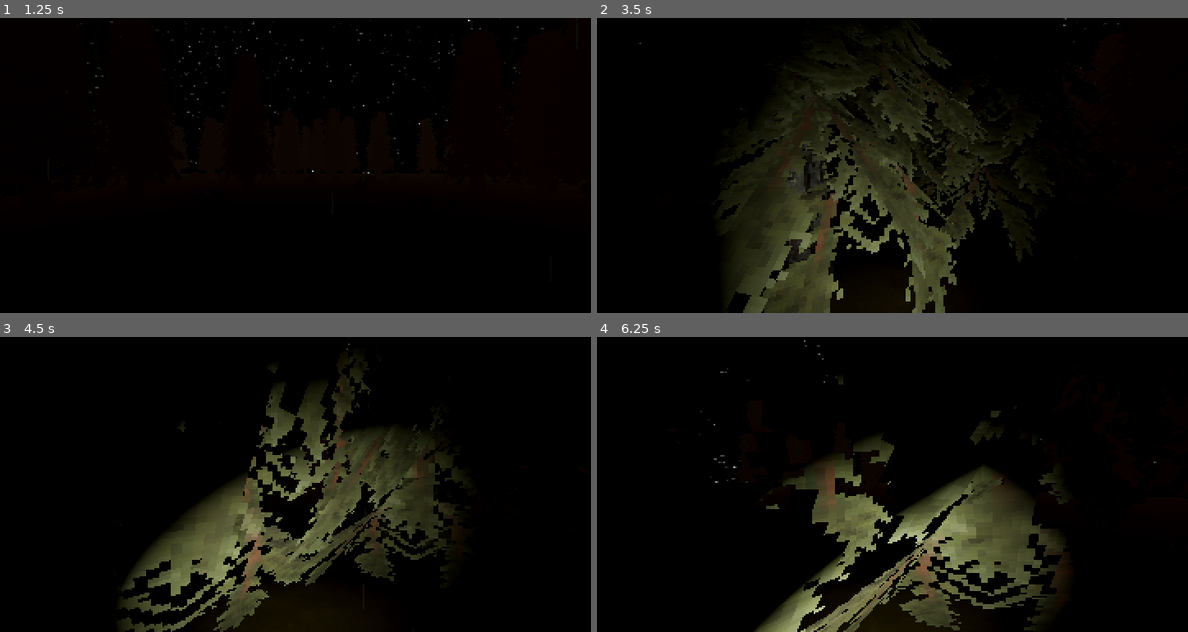
Above: before the commit, frames 1-4 (two rows, left to right).
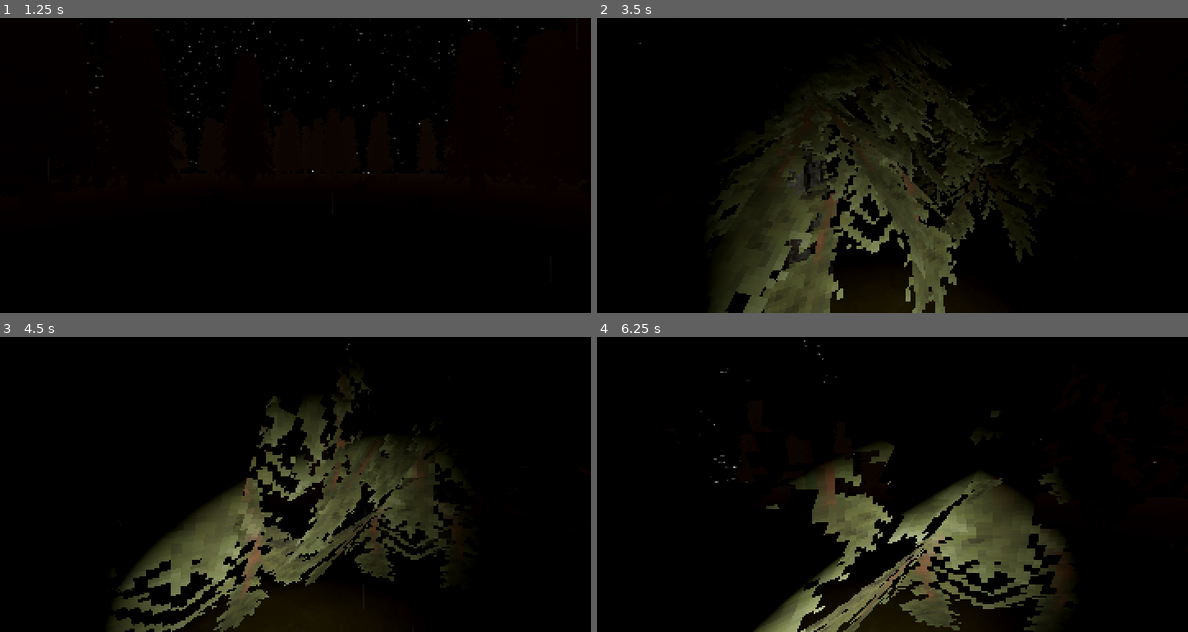
Above: after the commit, the same moments.

Repository: colinhoar/GameJam
Game: Godot game, scene res://node_3d.tscn
Two runs of this game, one before a commit and one after it. Both use one fixed random seed, a clock stepped at 60 frames per second and the inputs below.
Inputs (mouse positions are in pixels of both pictures, inside the frame that each line leads up to):
- Up to frame 1 (1.25 s): tap Enter (ui_accept) at 0.5, 0.77 s; move the mouse to (425, 150) at 0.52 s; hold D (right) from 0.53 s (still down); tap F (flashlight) at 0.6 s; click (425, 150) at 0.67 s
- Up to frame 2 (3.5 s): tap Enter (ui_accept) at 1.25, 1.52, 3.02 s; move the mouse to (862, 165) at 1.27 s; release D (right) at 1.28 s; hold W (forward) from 1.28 s (still down); tap F (flashlight) at 1.35, 2.1, 2.85 s; move the mouse to (904, 159) at 2.02 s; move the mouse to (886, 171) at 2.77 s
- Up to frame 3 (4.5 s): keep holding W (forward); move the mouse to (336, 487) at 3.52 s; tap F (flashlight) at 3.6, 4.35 s; tap Enter (ui_accept) at 3.77, 4.25 s; move the mouse to (248, 481) at 4.27 s
- Up to frame 4 (6.25 s): tap Enter (ui_accept) at 4.52, 6.02 s; move the mouse to (898, 484) at 5.02 s; tap F (flashlight) at 5.1, 5.85 s; move the mouse to (868, 478) at 5.77 s; release W (forward) at 5.78 s; hold D (right) from 5.78 s (still down)

Frame 1 is identical in both runs. In frame 2, 0.2% of the frame differs, in the area x 20-59%, y 7-100%; in frame 3, 0.6%, in the area x 18-67%, y 10-100%; in frame 4, 0.5%.

Commit message:
Flashlight quick fix
 Made Flashlight child of Camera instead of Neck, so that you can look up and down with flashlight as well.

Diff:
--- a/node_3d.tscn
+++ b/node_3d.tscn
@@ -112,7 +112,7 @@
 
 [node name="Camera3D" type="Camera3D" parent="Player/Neck"]
 
-[node name="SpotLight3D" type="SpotLight3D" parent="Player/Neck"]
+[node name="SpotLight3D" type="SpotLight3D" parent="Player/Neck/Camera3D"]
 transform = Transform3D(1, 0, 0, 0, 1, 0, 0, 0, 1, 0, -0.56749, 0)
 script = ExtResource("5_2qa2k")
 
